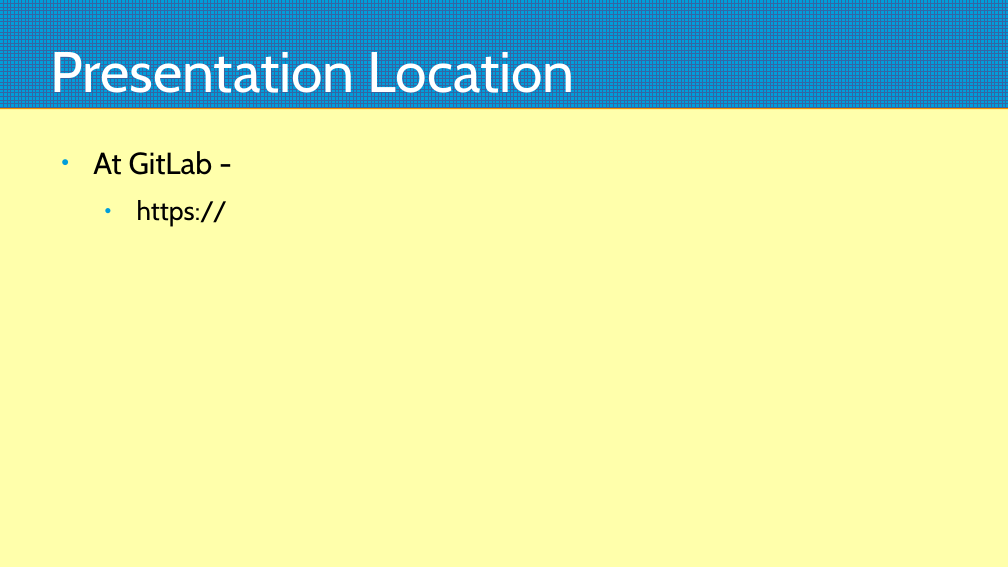
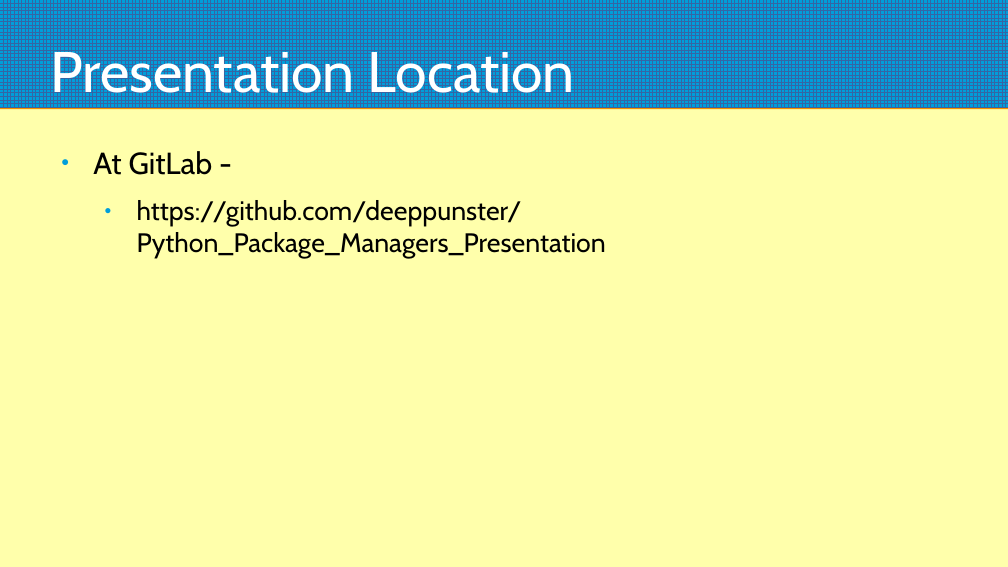
Before and after one commit to deeppunster/Python_Package_Managers_Presentation, a slide deck: slide 2 of Package Managers.odp. Drawn at 1008x567 pixels with LibreOffice and Linux fonts; fonts in the diff are those of the drawing. Boxes give left, top, right and bottom in pixels: in the first picture for what was removed or moved away, otherwise in the second. Text is boxed around its words. In the diff, an @@ line names an element or a change of style, - is before the commit and + after.

Commit message:
Updated link to repository containing this presentation.

```diff
--- a/Package Managers.odp
+++ b/Package Managers.odp
@@ text at [137,200,606,258]: text changed @@
-  ● https://
+  ● https://github.com/deeppunster/Python_Package_Managers_Presentation
```
